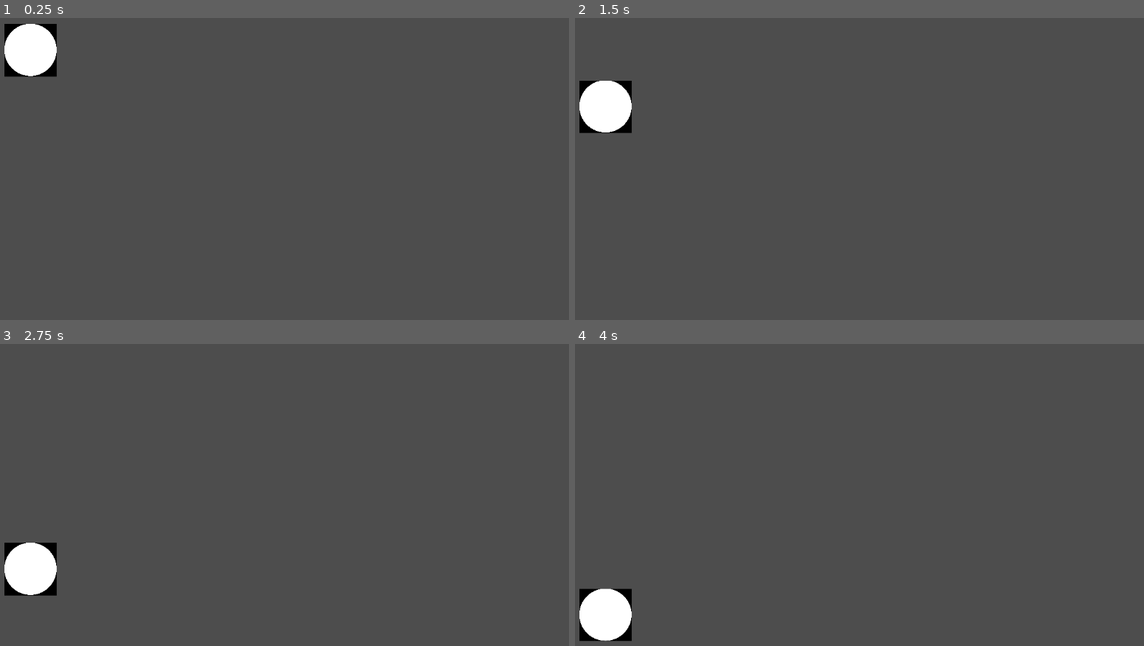
Above: before the commit, frames 1-4 (two rows, left to right).
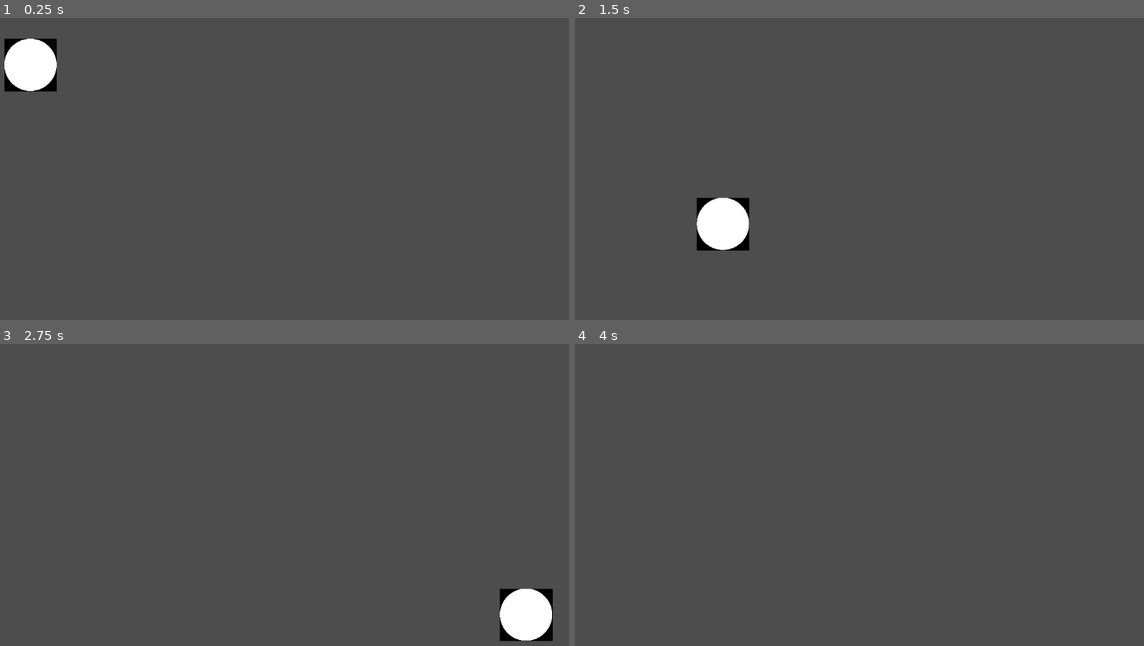
Above: after the commit, the same moments.

Repository: NAERNON/ggj-2026-mask
Game: Godot game, scene res://scenes/main.tscn
The game is run twice, just before and just after one commit, with the same random seed, the same clock (stepped at 60 frames per second) and the same inputs.
Inputs:
- Up to frame 1 (0.25 s): no input
- Up to frame 2 (1.5 s): hold D (move_tape_right, bound only after the commit) from 0.53 s (still down); tap Space (move_tape_jump, bound only after the commit) at 0.6, 0.77, 1.07, 1.35 s
- Up to frame 3 (2.75 s): tap Space (move_tape_jump, bound only after the commit) at 1.52, 1.82, 2.1 s; release D (move_tape_right, bound only after the commit) at 2.03 s; hold A (move_tape_left, bound only after the commit) from 2.03 s (still down)
- Up to frame 4 (4 s): release A (move_tape_left, bound only after the commit) at 2.78 s; hold D (move_tape_right, bound only after the commit) from 2.78 s (still down); tap Space (move_tape_jump, bound only after the commit) at 2.85, 3.02, 3.32, 3.6, 3.77 s; tap Enter at 3.5 s

The runs differ from the first frame. In frame 1, 1.3% of the frame differs, in the area x 0-10%, y 1-25%; in frame 2, 3.2%; in frame 3, 3.2%, in the area x 0-98%, y 65-99%; in frame 4, 1.6%.

Commit message:
First implementation of tape movement with acceleration

Diff:
--- a/assets/masking_tape.tscn
+++ b/assets/masking_tape.tscn
@@ -19,7 +19,9 @@
 
 [node name="MaskingTape" type="CharacterBody2D" unique_id=311947507]
 script = ExtResource("1_no3c2")
-gravity = 100.0
+gravity = 400.0
+roll_speed = 300.0
+jump_speed = 600.0
 
 [node name="CollisionShape2D" type="CollisionShape2D" parent="." unique_id=932109046]
 shape = SubResource("CircleShape2D_no3c2")
--- a/project.godot
+++ b/project.godot
@@ -15,6 +15,38 @@
 config/features=PackedStringArray("4.6", "Forward Plus")
 config/icon="res://icon.svg"
 
+[input]
+
+move_tape_left={
+"deadzone": 0.2,
+"events": [Object(InputEventKey,"resource_local_to_scene":false,"resource_name":"","device":-1,"window_id":0,"alt_pressed":false,"shift_pressed":false,"ctrl_pressed":false,"meta_pressed":false,"pressed":false,"keycode":0,"physical_keycode":65,"key_label":0,"unicode":113,"location":0,"echo":false,"script":null)
+, Object(InputEventKey,"resource_local_to_scene":false,"resource_name":"","device":-1,"window_id":0,"alt_pressed":false,"shift_pressed":false,"ctrl_pressed":false,"meta_pressed":false,"pressed":false,"keycode":0,"physical_keycode":4194319,"key_label":0,"unicode":0,"location":0,"echo":false,"script":null)
+]
+}
+move_tape_right={
+"deadzone": 0.2,
+"events": [Object(InputEventKey,"resource_local_to_scene":false,"resource_name":"","device":-1,"window_id":0,"alt_pressed":false,"shift_pressed":false,"ctrl_pressed":false,"meta_pressed":false,"pressed":false,"keycode":0,"physical_keycode":68,"key_label":0,"unicode":100,"location":0,"echo":false,"script":null)
+, Object(InputEventKey,"resource_local_to_scene":false,"resource_name":"","device":-1,"window_id":0,"alt_pressed":false,"shift_pressed":false,"ctrl_pressed":false,"meta_pressed":false,"pressed":false,"keycode":0,"physical_keycode":4194321,"key_label":0,"unicode":0,"location":0,"echo":false,"script":null)
+]
+}
+move_tape_up={
+"deadzone": 0.2,
+"events": [Object(InputEventKey,"resource_local_to_scene":false,"resource_name":"","device":-1,"window_id":0,"alt_pressed":false,"shift_pressed":false,"ctrl_pressed":false,"meta_pressed":false,"pressed":false,"keycode":0,"physical_keycode":87,"key_label":0,"unicode":122,"location":0,"echo":false,"script":null)
+, Object(InputEventKey,"resource_local_to_scene":false,"resource_name":"","device":-1,"window_id":0,"alt_pressed":false,"shift_pressed":false,"ctrl_pressed":false,"meta_pressed":false,"pressed":false,"keycode":0,"physical_keycode":4194320,"key_label":0,"unicode":0,"location":0,"echo":false,"script":null)
+]
+}
+move_tape_down={
+"deadzone": 0.2,
+"events": [Object(InputEventKey,"resource_local_to_scene":false,"resource_name":"","device":-1,"window_id":0,"alt_pressed":false,"shift_pressed":false,"ctrl_pressed":false,"meta_pressed":false,"pressed":false,"keycode":0,"physical_keycode":83,"key_label":0,"unicode":115,"location":0,"echo":false,"script":null)
+, Object(InputEventKey,"resource_local_to_scene":false,"resource_name":"","device":-1,"window_id":0,"alt_pressed":false,"shift_pressed":false,"ctrl_pressed":false,"meta_pressed":false,"pressed":false,"keycode":0,"physical_keycode":4194322,"key_label":0,"unicode":0,"location":0,"echo":false,"script":null)
+]
+}
+move_tape_jump={
+"deadzone": 0.2,
+"events": [Object(InputEventKey,"resource_local_to_scene":false,"resource_name":"","device":-1,"window_id":0,"alt_pressed":false,"shift_pressed":false,"ctrl_pressed":false,"meta_pressed":false,"pressed":false,"keycode":0,"physical_keycode":32,"key_label":0,"unicode":32,"location":0,"echo":false,"script":null)
+]
+}
+
 [physics]
 
 3d/physics_engine="Jolt Physics"
--- a/scenes/main.tscn
+++ b/scenes/main.tscn
@@ -10,6 +10,9 @@
 [node name="MaskingTape" parent="." unique_id=311947507 instance=ExtResource("1_o5qli")]
 position = Vector2(100, 100)
 scale = Vector2(0.1, 0.1)
+roll_acceleration = 500.0
+deceleration_scale = 50.0
+jump_speed = 500.0
 
 [node name="StaticBody2D" type="StaticBody2D" parent="." unique_id=1731318811]
 
--- a/scripts/masking_tape.gd
+++ b/scripts/masking_tape.gd
@@ -1,7 +1,29 @@
 class_name MaskingTape extends CharacterBody2D
 
-@export_range(0.0, 100.0, 1.0) var gravity : float
+@export_range(0.0, 1000.0, 10.0) var roll_acceleration  : float
+@export_range(0.0, 100.0, 1.0)   var deceleration_scale : float
+@export_range(0.0, 1000.0, 10.0) var jump_speed         : float
 
 func _physics_process(delta : float) -> void :
-	velocity.y += gravity * delta
+	velocity.y += 980 * delta
+	get_input(delta)
 	move_and_slide()
+
+func get_input(delta : float) :
+	var right = Input.is_action_pressed('move_tape_right')
+	var left = Input.is_action_pressed('move_tape_left')
+	var jump = Input.is_action_just_pressed('move_tape_jump')
+
+	var moving = right or left
+
+	if is_on_floor() and jump :
+		velocity.y = -jump_speed
+
+	if not moving :
+		if is_on_floor() :
+			velocity.x = move_toward(velocity.x, 0.0, deceleration_scale)
+	else :
+		if right:
+			velocity.x += roll_acceleration * delta
+		if left:
+			velocity.x -= roll_acceleration * delta
